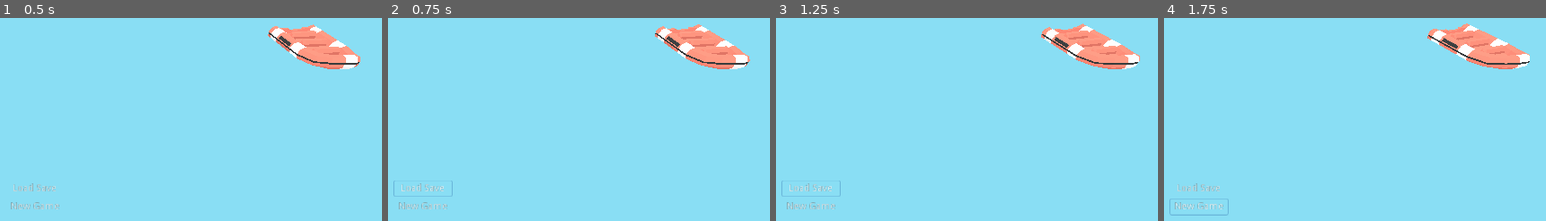
Above: before the commit, frames 1-4 (left to right).
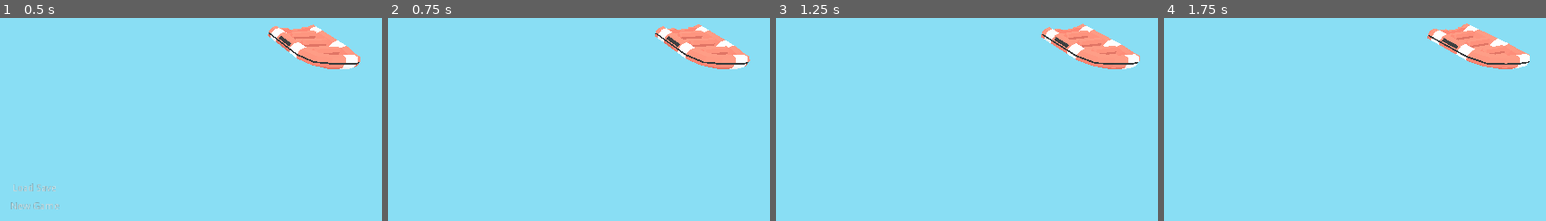
Above: after the commit, the same moments.

Repository: arran-nz/RapidRescue
Game: Godot game, scene res://Game_3D.tscn
Two runs of this game, one before a commit and one after it. Both use one fixed random seed, a clock stepped at 60 frames per second and the inputs below.
Inputs (mouse positions are in pixels of both pictures, inside the frame that each line leads up to):
- Up to frame 1 (0.5 s): no input
- Up to frame 2 (0.75 s): click "Load Save" at 0.5 s
- Up to frame 3 (1.25 s): no input
- Up to frame 4 (1.75 s): click (1198, 206) at 1.25 s, where only the run before the commit has a clickable "New Game"

Frame 1 is identical in both runs. In frame 2, 0.4% of the frame differs, in the area x 1-17%, y 80-95%; in frame 3, 0.4%; in frame 4, 0.5%, in the area x 1-17%, y 81-98%.
Error before the commit: Parse Error: The function signature doesn't match the parent. Parent signature is: "NodePath get_path()". (res://Scripts/Board/Board.gd:120)

Commit message:
Update to 3.1

Diff:
--- a/MoveMaze/Game_3D.tscn
+++ b/MoveMaze/Game_3D.tscn
@@ -10,195 +10,77 @@
 [ext_resource path="res://Scripts/System/UI/InGameMenu.gd" type="Script" id=8]
 [ext_resource path="res://UserInterface/main_theme.tres" type="Theme" id=9]
 
-[node name="Root" type="Spatial" index="0"]
+[node name="Root" type="Spatial"]
 
-_sections_unfolded = [ "Transform" ]
-
-[node name="Game_Master" type="Node" parent="." index="0"]
-
+[node name="Game_Master" type="Node" parent="."]
 script = ExtResource( 1 )
 
-[node name="Master_Board" type="Spatial" parent="Game_Master" index="0"]
+[node name="Master_Board" type="Spatial" parent="Game_Master"]
 
-transform = Transform( 1, 0, 0, 0, 1, 0, 0, 0, 1, 0, 0, 0 )
-_sections_unfolded = [ "Transform" ]
-
-[node name="Injectors" type="Spatial" parent="Game_Master/Master_Board" index="0"]
-
+[node name="Injectors" type="Spatial" parent="Game_Master/Master_Board"]
 script = ExtResource( 2 )
 
-[node name="Player_Indicator" type="Spatial" parent="Game_Master" index="1"]
-
+[node name="Player_Indicator" type="Spatial" parent="Game_Master"]
 editor/display_folded = true
 transform = Transform( 1.5, 0, 0, 0, 1.5, 0, 0, 0, 1.5, 6.25531, 5.04479, 1.74951 )
 script = ExtResource( 3 )
-_sections_unfolded = [ "Transform" ]
 
-[node name="Actor" parent="Game_Master/Player_Indicator" index="0" instance=ExtResource( 4 )]
-
+[node name="Actor" parent="Game_Master/Player_Indicator" instance=ExtResource( 4 )]
 script = null
 
-[node name="Hand" parent="Game_Master" index="2" instance=ExtResource( 5 )]
-
+[node name="Hand" parent="Game_Master" instance=ExtResource( 5 )]
 transform = Transform( 1, 0, 0, 0, 1, 0, 0, 0, 1, -2.54227, 3.9869, 4.5964 )
 
-[node name="Camera" type="Camera" parent="." index="1"]
-
+[node name="Camera" type="Camera" parent="."]
 transform = Transform( 1, 0, 0, 0, 0.676747, 0.736214, 0, -0.736215, 0.676746, 0, 9.10636, 9.49966 )
-keep_aspect = 1
-cull_mask = 1048575
 environment = ExtResource( 6 )
-h_offset = 0.0
-v_offset = 0.0
-doppler_tracking = 0
-projection = 0
 current = true
 fov = 62.0
 size = 16.0
-near = 0.05
-far = 100.0
 script = ExtResource( 7 )
-_sections_unfolded = [ "Transform", "Visibility" ]
-decay_rate = 0.4
-max_yaw = 0.05
-max_pitch = 0.05
-max_roll = 0.1
-max_offset = 0.2
 perlin = true
 
-[node name="InGameMenu" type="MarginContainer" parent="." index="2"]
-
+[node name="InGameMenu" type="MarginContainer" parent="."]
 editor/display_folded = true
-anchor_left = 0.0
-anchor_top = 0.0
 anchor_right = 1.0
 anchor_bottom = 1.0
-rect_pivot_offset = Vector2( 0, 0 )
-rect_clip_content = false
-mouse_filter = 0
-mouse_default_cursor_shape = 0
-size_flags_horizontal = 1
-size_flags_vertical = 1
 custom_constants/margin_right = 120
 custom_constants/margin_top = 80
 custom_constants/margin_left = 120
 custom_constants/margin_bottom = 80
 script = ExtResource( 8 )
 
-[node name="Center" type="CenterContainer" parent="InGameMenu" index="0"]
-
-anchor_left = 0.0
-anchor_top = 0.0
-anchor_right = 0.0
-anchor_bottom = 0.0
+[node name="Center" type="CenterContainer" parent="InGameMenu"]
 margin_left = 120.0
 margin_top = 80.0
 margin_right = 904.0
 margin_bottom = 520.0
-rect_pivot_offset = Vector2( 0, 0 )
-rect_clip_content = false
-mouse_filter = 0
-mouse_default_cursor_shape = 0
-size_flags_horizontal = 1
-size_flags_vertical = 1
-use_top_left = false
 
-[node name="VBoxContainer" type="VBoxContainer" parent="InGameMenu/Center" index="0"]
-
-anchor_left = 0.0
-anchor_top = 0.0
-anchor_right = 0.0
-anchor_bottom = 0.0
+[node name="VBoxContainer" type="VBoxContainer" parent="InGameMenu/Center"]
 margin_left = 351.0
 margin_top = 196.0
 margin_right = 433.0
 margin_bottom = 244.0
-rect_pivot_offset = Vector2( 0, 0 )
-rect_clip_content = false
-mouse_filter = 1
-mouse_default_cursor_shape = 0
-size_flags_horizontal = 1
-size_flags_vertical = 1
 theme = ExtResource( 9 )
-alignment = 0
-_sections_unfolded = [ "Theme" ]
 
-[node name="LoadSave" type="ToolButton" parent="InGameMenu/Center/VBoxContainer" index="0"]
-
-anchor_left = 0.0
-anchor_top = 0.0
-anchor_right = 0.0
-anchor_bottom = 0.0
+[node name="LoadSave" type="ToolButton" parent="InGameMenu/Center/VBoxContainer"]
 margin_right = 82.0
 margin_bottom = 22.0
-rect_pivot_offset = Vector2( 0, 0 )
-rect_clip_content = false
-focus_mode = 2
-mouse_filter = 0
-mouse_default_cursor_shape = 0
-size_flags_horizontal = 1
-size_flags_vertical = 1
-toggle_mode = false
-enabled_focus_mode = 2
-shortcut = null
-group = null
 text = "Load Save"
-flat = true
-align = 1
-_sections_unfolded = [ "Size Flags" ]
 
-[node name="NewGame" type="ToolButton" parent="InGameMenu/Center/VBoxContainer" index="1"]
-
-anchor_left = 0.0
-anchor_top = 0.0
-anchor_right = 0.0
-anchor_bottom = 0.0
+[node name="NewGame" type="ToolButton" parent="InGameMenu/Center/VBoxContainer"]
 margin_top = 26.0
 margin_right = 82.0
 margin_bottom = 48.0
-rect_pivot_offset = Vector2( 0, 0 )
-rect_clip_content = false
-focus_mode = 2
-mouse_filter = 0
-mouse_default_cursor_shape = 0
-size_flags_horizontal = 1
-size_flags_vertical = 1
-toggle_mode = false
-enabled_focus_mode = 2
-shortcut = null
-group = null
 text = "New Game"
-flat = true
-align = 1
 
-[node name="DirectionalLight" type="DirectionalLight" parent="." index="3"]
-
+[node name="DirectionalLight" type="DirectionalLight" parent="."]
 transform = Transform( 0.908353, 0.0795137, -0.410575, 0.318071, 0.506064, 0.801704, 0.271524, -0.858822, 0.434394, 0, 0, 0 )
-layers = 1
-light_color = Color( 1, 1, 1, 1 )
-light_energy = 1.0
-light_indirect_energy = 1.0
-light_negative = false
 light_specular = 0.0
-light_bake_mode = 1
-light_cull_mask = -1
 shadow_enabled = true
-shadow_color = Color( 0, 0, 0, 1 )
-shadow_bias = 0.1
 shadow_contact = 1.0
-shadow_reverse_cull_face = false
-editor_only = false
 directional_shadow_mode = 1
-directional_shadow_split_1 = 0.1
-directional_shadow_split_2 = 0.2
-directional_shadow_split_3 = 0.5
-directional_shadow_blend_splits = false
-directional_shadow_normal_bias = 0.8
-directional_shadow_bias_split_scale = 0.25
 directional_shadow_depth_range = 1
-directional_shadow_max_distance = 200.0
-_sections_unfolded = [ "Directional Shadow", "Light", "Shadow" ]
 
 [connection signal="pressed" from="InGameMenu/Center/VBoxContainer/LoadSave" to="InGameMenu" method="_on_LoadSave_pressed"]
-
 [connection signal="pressed" from="InGameMenu/Center/VBoxContainer/NewGame" to="InGameMenu" method="_on_NewGame_pressed"]
--- a/MoveMaze/Scripts/Board/Actor.gd
+++ b/MoveMaze/Scripts/Board/Actor.gd
@@ -27,12 +27,11 @@
 var _t
 
 
-var traversing setget ,_has_route
+#var traversing setget ,_has_route
 
 var obj_collectable = preload("res://Objects/3D/Collectable.tscn")
 var _total_seats
 var _start_passengers
-var passenger_count setget ,_get_passenger_count
 
 signal collected_item
 signal final_target_reached
@@ -45,12 +44,12 @@
 func get_repr():
 	return {
 		'id' : id,
-		'people' : self.passenger_count,
+		'people' : get_passenger_count(),
 		'index_x' : active_path.index.x,
 		'index_y' : active_path.index.y
 	}
 
-func _get_passenger_count():
+func get_passenger_count():
 	return _total_seats - _remaining_seats.size()
 
 func _ready():
--- a/MoveMaze/Scripts/Board/Board.gd
+++ b/MoveMaze/Scripts/Board/Board.gd
@@ -21,7 +21,7 @@
 var _path_gen_res = load("res://Scripts/Board/Path_Generator.gd")
 var _route_finder_res = load("res://Scripts/Board/Route_Finder.gd")
 
-var route_finder = _route_finder_res.new(funcref(self, "get_path"))
+var route_finder = _route_finder_res.new(funcref(self, "get_path_cell"))
 
 var _path_generator
 var board_size
@@ -115,9 +115,9 @@
 	var pos  = (world_pos - self.position)
 
 	var index = world_to_map(pos)
-	return get_path(index)
-
-func get_path(index):
+	return get_path_cell(index)
+
+func get_path_cell(index):
 	if index_in_board(index):
 		for item in path_cells:
 			if item.index == index:
@@ -189,7 +189,7 @@
 	for a in actor_data:
 		var index = Vector2( a.index_x, a.index_y)
 		var actor = obj_actor.instance()
-		actor.setup(a.id, get_path(index), a.people)
+		actor.setup(a.id, get_path_cell(index), a.people)
 		add_child(actor)
 		actors.append(actor)
 
@@ -206,10 +206,10 @@
 		return
 
 	#Create list of all spawn paths (Corners)
-	var nw_path = get_path(Vector2())
-	var ne_path = get_path(Vector2(board_size.x - 1, 0))
-	var se_path = get_path(Vector2(board_size.x - 1, board_size.y -1))
-	var sw_path = get_path(Vector2(0, board_size.y - 1))
+	var nw_path = get_path_cell(Vector2())
+	var ne_path = get_path_cell(Vector2(board_size.x - 1, 0))
+	var se_path = get_path_cell(Vector2(board_size.x - 1, board_size.y -1))
+	var sw_path = get_path_cell(Vector2(0, board_size.y - 1))
 
 	var corner_paths = []
 
--- a/MoveMaze/Scripts/Board/Collectable.gd
+++ b/MoveMaze/Scripts/Board/Collectable.gd
@@ -1,8 +1,6 @@
 extends Spatial
 
 const SPAWN_HEIGHT = 18
-var size
-var start_position
 
 const IMPACT_TRAMA = 0.3
 
@@ -42,6 +40,6 @@
 	"""Return unique representation for saving object information."""
 	return 1
 
-func collect(collector):
+func collect():
 	#move to collector avaliabe position
 	pass
--- a/MoveMaze/Scripts/Board/Path.gd
+++ b/MoveMaze/Scripts/Board/Path.gd
@@ -8,7 +8,6 @@
 # Index Relative to the playing board
 var index
 
-var properties = PropertyManager.new()
 var traversal = TraversalInfo.new()
 var has_collectable setget ,_has_collectable
 
@@ -172,7 +171,7 @@
 	var next_rot = rot_easer.start + (rot_easer.progress * difference)
 	rotation_degrees.y = next_rot
 
-func rotate():
+func rotate_90():
 	var names = connections.keys()
 	var values = connections.values()
 	var temp_values = values.duplicate()
@@ -234,34 +233,3 @@
 	func _init():
 		self.g_cost = 0
 		self.h_cost = 0
-
-
-class PropertyManager:
-	var _properties = []
-
-	func set(key, value):
-
-		var success = false
-		for p in _properties:
-			if p.has(key):
-				success = true
-				p = value
-
-		if !success:
-			_properties.append({key : value})
-
-	func get(key):
-		for p in _properties:
-			if p.has(key):
-				return p[key]
-
-	func remove(key):
-		for p in _properties:
-			if p.has(key):
-				_properties.erase(p)
-
-	func has(key):
-		for p in _properties:
-			if p.has(key):
-				return true
-		return false
--- a/MoveMaze/Scripts/Board/Path_Generator.gd
+++ b/MoveMaze/Scripts/Board/Path_Generator.gd
@@ -170,6 +170,7 @@
 	randomize()
 	var paths = []
 	for type in PATH_DISTRIBUTION:
+#warning-ignore:unused_variable
 		for i in range(PATH_DISTRIBUTION[type]):
 			paths.append(type)
 
@@ -178,6 +179,7 @@
 func _shuffleList(list):
     var shuffled_list = []
     var index_list = range(list.size())
+#warning-ignore:unused_variable
     for i in range(list.size()):
         var x = randi()%index_list.size()
         shuffled_list.append(list[index_list[x]])
--- a/MoveMaze/Scripts/Board/Route_Finder.gd
+++ b/MoveMaze/Scripts/Board/Route_Finder.gd
@@ -72,13 +72,6 @@
 			simple_route.append(route[i-1])
 		old_dir = new_dir
 
-#	for path in simple_route:
-#		Draw3D.DrawLine(
-#			path.translation + Vector3(0,0.2,0),
-#			path.translation + Vector3(0,0.6,0),
-#			Color(0.023163, 0.060863, 0.988281),
-#			6)
-
 	return simple_route
 
 func _get_dist(path_a, path_b):
--- a/MoveMaze/Scripts/Game_Master.gd
+++ b/MoveMaze/Scripts/Game_Master.gd
@@ -92,7 +92,7 @@
 
 func path_select(path):
 	"""Called when a path has been pressed."""
-	if tm.current_state == tm.WAITING_FOR_MOVEMENT:
+	if tm.current_state == tm.STATES.WAITING_FOR_MOVEMENT:
 		var success = board.request_actor_movement(path, tm.current_player.actor)
 		if success:
 			cycle_turn()
@@ -101,9 +101,9 @@
 
 func request_path_injection(injector):
 	"""Called when an injector has been pressed."""
-	if tm.current_state == tm.WAITING_FOR_INJECTION:
+	if tm.current_state == tm.STATES.WAITING_FOR_INJECTION:
 		hand.inject_current_path(injector)
-		tm.current_state = tm.WAITING_FOR_MOVEMENT
+		tm.current_state = tm.STATES.WAITING_FOR_MOVEMENT
 		tile_selector.current_index = tm.current_player.actor.active_path.index
 		tile_selector.active = true
 		injector_input.active = false
@@ -140,7 +140,7 @@
 	var _players = []
 	var _player_count
 
-	enum States {
+	enum STATES {
 		WAITING_FOR_INJECTION,
 		WAITING_FOR_MOVEMENT,
 	}
@@ -151,7 +151,7 @@
 		self._player_count = len(players)
 		# Choose random starting player
 		current_player = players[randi() % _player_count]
-		current_state = WAITING_FOR_INJECTION
+		current_state = STATES.WAITING_FOR_INJECTION
 
 	func cycle():
 		if current_player.index + 1 < _player_count:
@@ -160,7 +160,7 @@
 			current_player = _players[0]
 
 		print("%s, you're up!" % current_player.display_name)
-		current_state = WAITING_FOR_INJECTION
+		current_state = STATES.WAITING_FOR_INJECTION
 
 class Player:
 	var index setget ,_get_index
--- a/MoveMaze/Scripts/Hand.gd
+++ b/MoveMaze/Scripts/Hand.gd
@@ -8,7 +8,7 @@
 
 func _unhandled_input(event):
 	if event.is_pressed():
-		if event.is_action('rotate_hand') : current_path.rotate()
+		if event.is_action('rotate_hand') : current_path.rotate_90()
 
 func setup(inject_ref, start_path):
 	self._inject_ref = inject_ref
--- a/MoveMaze/Scripts/System/Injector_Manager.gd
+++ b/MoveMaze/Scripts/System/Injector_Manager.gd
@@ -79,7 +79,7 @@
 		if path.moveable:
 			y_indices.append(path.index.y)
 
-	var NW = Vector2(north_row[0].index)
+	var NW = north_row[0].index
 
 	# NORTH ROW
 	for x_i in x_indices:
--- a/MoveMaze/Scripts/System/Path_Selector.gd
+++ b/MoveMaze/Scripts/System/Path_Selector.gd
@@ -12,11 +12,11 @@
 func _ready():
 	self.active = false
 
-func setup(board, start_active):
+func setup(board, start_active : bool):
 	self.board = board
 	self.active = start_active
 
-func _set_active(value):
+func _set_active(value : bool):
 	spatial_indicator.visible = value
 	set_process(value)
 	set_process_unhandled_input(value)
@@ -31,14 +31,15 @@
 		if event.is_action('ui_right') : move_current_index(DIRECTION['E'])
 
 func select_path_from_index():
-	board.get_path(current_index).press_path()
+	board.get_path_cell(current_index).press_path()
 
-func _process(delta):
+#warning-ignore:unused_argument
+func _process(delta: float):
 	if board:
 		var target_pos =  board.map_to_world(current_index.x, 0, current_index.y)
 		spatial_indicator.translation = target_pos
 
-func move_current_index(dir):
+func move_current_index(dir: Vector2):
 	var new_pos = current_index + dir
 	if board.index_in_board(new_pos):
 		# Move to next index
--- a/MoveMaze/default_env.tres
+++ b/MoveMaze/default_env.tres
@@ -1,80 +1,17 @@
 [gd_resource type="Environment" format=2]
 
 [resource]
-
-background_mode = 0
-background_sky_custom_fov = 0.0
 background_color = Color( 0.568253, 0.842702, 0.871094, 1 )
-background_energy = 1.0
-background_canvas_max_layer = 0
 ambient_light_color = Color( 1, 1, 1, 1 )
-ambient_light_energy = 1.0
-ambient_light_sky_contribution = 1.0
-fog_enabled = false
-fog_color = Color( 0.5, 0.6, 0.7, 1 )
-fog_sun_color = Color( 1, 0.9, 0.7, 1 )
 fog_sun_amount = 1.0
-fog_depth_enabled = true
 fog_depth_begin = 1.0
-fog_depth_curve = 1.0
-fog_transmit_enabled = false
-fog_transmit_curve = 1.0
-fog_height_enabled = false
-fog_height_min = 0.0
-fog_height_max = 100.0
-fog_height_curve = 1.0
-tonemap_mode = 0
-tonemap_exposure = 1.0
-tonemap_white = 1.0
-auto_exposure_enabled = false
-auto_exposure_scale = 0.4
-auto_exposure_min_luma = 0.05
-auto_exposure_max_luma = 8.0
-auto_exposure_speed = 0.5
-ss_reflections_enabled = false
-ss_reflections_max_steps = 64
-ss_reflections_fade_in = 0.15
-ss_reflections_fade_out = 2.0
-ss_reflections_depth_tolerance = 0.2
-ss_reflections_roughness = true
 ssao_enabled = true
 ssao_radius = 0.1
 ssao_intensity = 1.5
 ssao_radius2 = 0.2
 ssao_intensity2 = 0.5
 ssao_bias = 0.005
-ssao_light_affect = 0.0
 ssao_color = Color( 0.0523376, 0.0833213, 0.136719, 1 )
 ssao_quality = 2
 ssao_blur = 1
 ssao_edge_sharpness = 32.0
-dof_blur_far_enabled = false
-dof_blur_far_distance = 10.0
-dof_blur_far_transition = 5.0
-dof_blur_far_amount = 0.1
-dof_blur_far_quality = 1
-dof_blur_near_enabled = false
-dof_blur_near_distance = 2.0
-dof_blur_near_transition = 1.0
-dof_blur_near_amount = 0.1
-dof_blur_near_quality = 1
-glow_enabled = false
-glow_levels/1 = false
-glow_levels/2 = false
-glow_levels/3 = true
-glow_levels/4 = false
-glow_levels/5 = true
-glow_levels/6 = false
-glow_levels/7 = false
-glow_intensity = 0.8
-glow_strength = 1.0
-glow_bloom = 0.0
-glow_blend_mode = 2
-glow_hdr_threshold = 1.0
-glow_hdr_scale = 2.0
-glow_bicubic_upscale = false
-adjustment_enabled = false
-adjustment_brightness = 1.0
-adjustment_contrast = 1.0
-adjustment_saturation = 1.0
-_sections_unfolded = [ "Ambient Light" ]
--- a/MoveMaze/project.godot
+++ b/MoveMaze/project.godot
@@ -6,7 +6,12 @@
 ;   [section] ; section goes between []
 ;   param=value ; assign values to parameters
 
-config_version=3
+config_version=4
+
+_global_script_classes=[  ]
+_global_script_class_icons={
+
+}
 
 [application]
 
@@ -16,9 +21,12 @@
 
 [input]
 
-rotate_hand=[ Object(InputEventKey,"resource_local_to_scene":false,"resource_name":"","device":0,"alt":false,"shift":false,"control":false,"meta":false,"command":false,"pressed":false,"scancode":82,"unicode":0,"echo":false,"script":null)
+rotate_hand={
+"deadzone": 0.5,
+"events": [ Object(InputEventKey,"resource_local_to_scene":false,"resource_name":"","device":0,"alt":false,"shift":false,"control":false,"meta":false,"command":false,"pressed":false,"scancode":82,"unicode":0,"echo":false,"script":null)
 , Object(InputEventJoypadButton,"resource_local_to_scene":false,"resource_name":"","device":0,"button_index":2,"pressure":0.0,"pressed":false,"script":null)
  ]
+}
 
 [rendering]
 
Not shown, changed: MoveMaze/Textures/basetexture.jpg.import
Not shown, changed: MoveMaze/Textures/displacement.png.import
Not shown, changed: MoveMaze/Textures/noise.png.import
Not shown, changed: MoveMaze/icon.png.import
